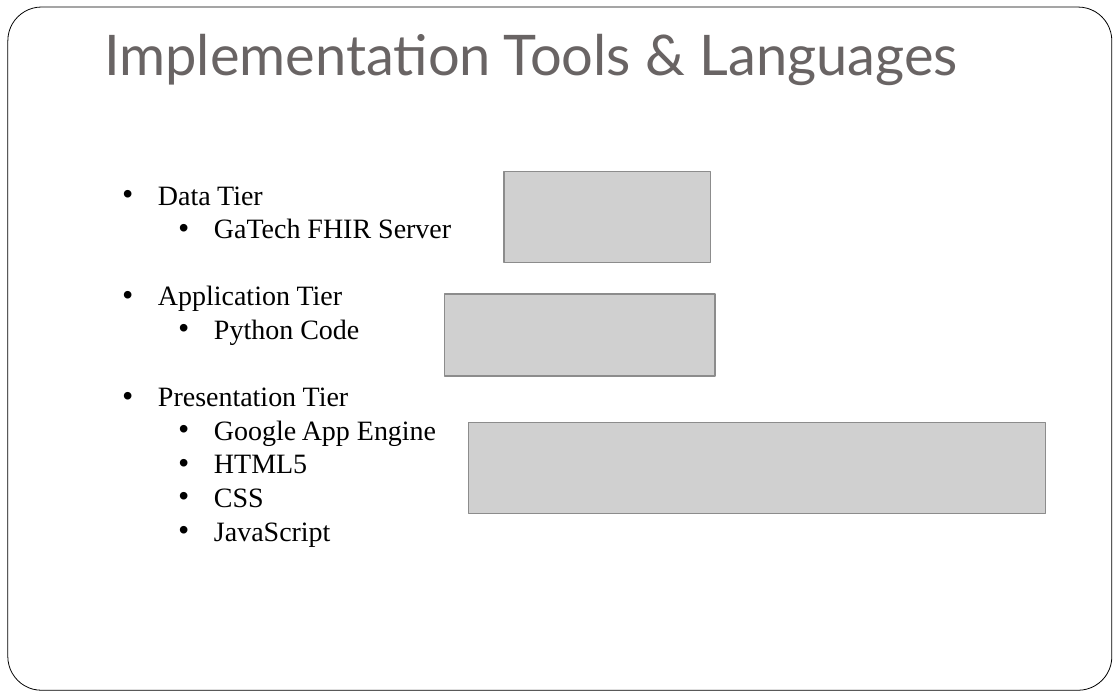
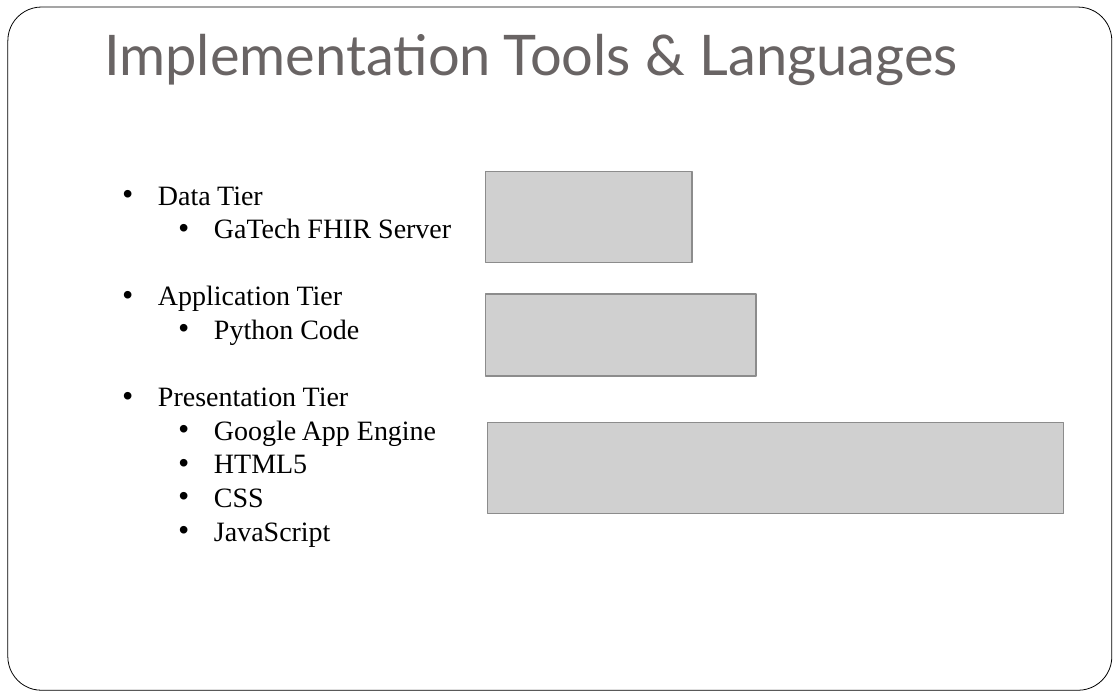
Before and after one commit to AnjaGuillory/FHIRED_Up, a slide deck: slide 3 of Team Deliverable 2/Technical Presentation - FHIRed Up.pptx. Drawn at 1120x700 pixels with LibreOffice and Linux fonts; fonts in the diff are those of the drawing; grey boxes stand for pictures; background and template pictures are left out. Boxes give left, top, right and bottom in pixels: in the first picture for what was removed or moved away, otherwise in the second. Text is boxed around its words. In the diff, an @@ line names an element or a change of style, - is before the commit and + after.

```diff
--- a/Team Deliverable 2/Technical Presentation - FHIRed Up.pptx
+++ b/Team Deliverable 2/Technical Presentation - FHIRed Up.pptx
@@ picture moved from (x1=504, y1=171, x2=710, y2=262) to (x1=485, y1=171, x2=691, y2=262) @@
@@ picture moved from (x1=445, y1=295, x2=716, y2=376) to (x1=485, y1=293, x2=756, y2=375) @@
@@ picture moved from (x1=469, y1=422, x2=1046, y2=514) to (x1=487, y1=422, x2=1064, y2=514) @@
```
Also in this commit, not shown: 1 other slide changed.
